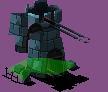
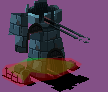
The second 108px x 92px image is a revision of the first. Changes to its layers:
showed "Collider" over box(2, 58, 82, 87)
